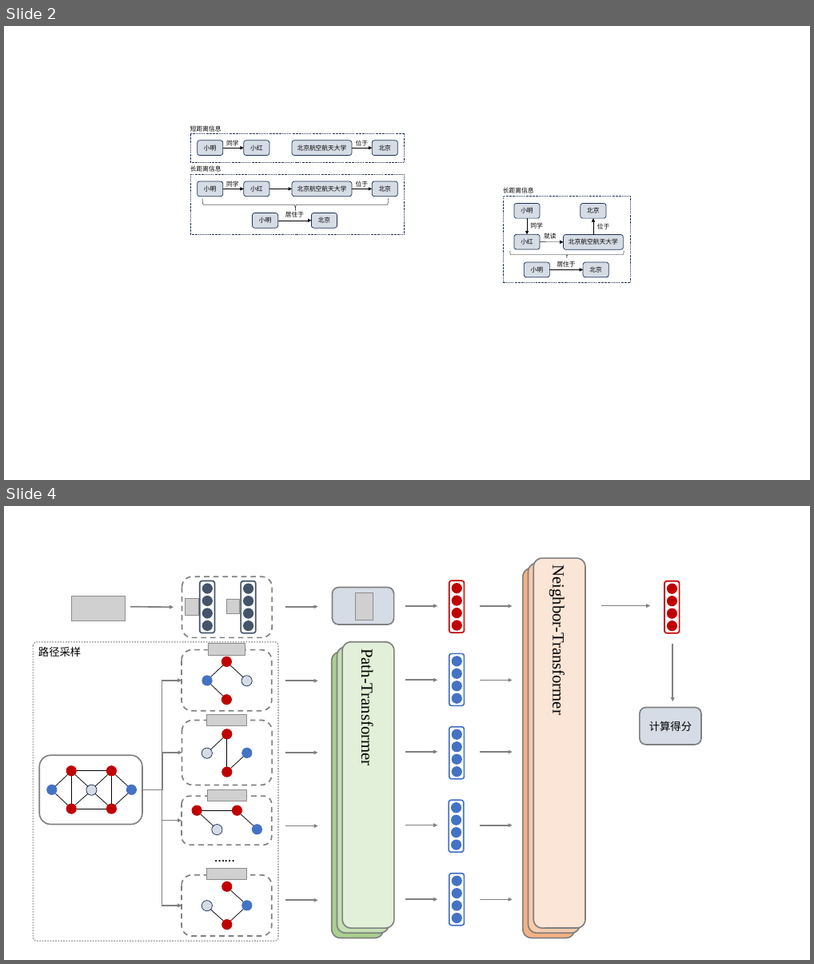
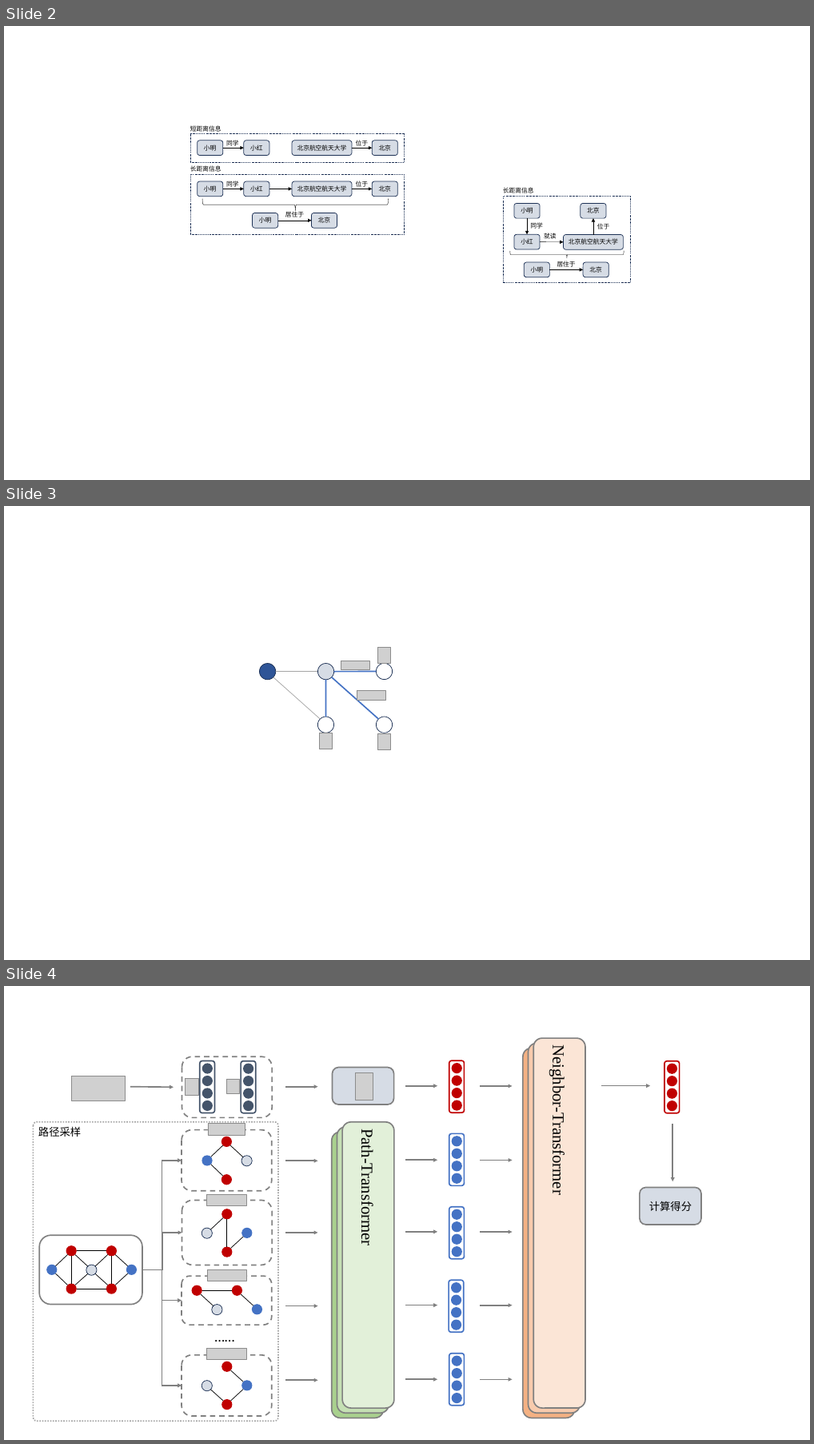
Before and after one commit to Sunrisea/BUAAThesis, a slide deck: TKGE-PN.pptx. Shown one above the other, each under a label of ours: slides 2 and 4 before the commit, slides 2, 3 and 4 after it; the slides between them are not shown. The pictures are 814x964 and 814x1444 pixels, drawn with LibreOffice and Linux fonts; fonts in the diff are those of the drawing; grey boxes stand for pictures; background and template pictures are left out. Boxes give left, top, right and bottom in pixels: in the first picture for what was removed or moved away, otherwise in the second. Text is boxed around its words. In the diff, an @@ line names an element or a change of style, - is before the commit and + after.

```diff
--- a/TKGE-PN.pptx
+++ b/TKGE-PN.pptx
@@ slide 3 added at bbox=[4, 506, 810, 960], background #FFFFFF @@
@@ picture added at bbox=[378, 647, 390, 663] @@
@@ ellipse added at bbox=[259, 663, 276, 680], fill #2F5597, outline #1E3256 1 pt @@
@@ line added from (276, 671) to (318, 671), #A5A5A5 1 pt @@
@@ ellipse added at bbox=[318, 663, 334, 680], fill #D6DCE5, outline #1E3256 1 pt @@
@@ line added from (334, 671) to (376, 671), #4472C4 2.25 pt @@
@@ picture added at bbox=[341, 660, 370, 669] @@
@@ ellipse added at bbox=[376, 663, 392, 680], fill #FFFFFF, outline #1E3256 1 pt @@
@@ line added from (274, 677) to (320, 719), #A5A5A5 1 pt @@
@@ line added from (326, 680) to (326, 716), #4472C4 2.25 pt @@
@@ line added from (332, 677) to (378, 719), #4472C4 2.25 pt @@
@@ picture added at bbox=[358, 691, 386, 700] @@
@@ ellipse added at bbox=[318, 716, 334, 732], fill #FFFFFF, outline #1E3256 1 pt @@
@@ ellipse added at bbox=[376, 716, 392, 732], fill #FFFFFF, outline #1E3256 1 pt @@
@@ picture added at bbox=[319, 732, 332, 748] @@
@@ picture added at bbox=[378, 733, 390, 749] @@
```
Also in this commit, not shown: 1 slide removed, 1 other file.
